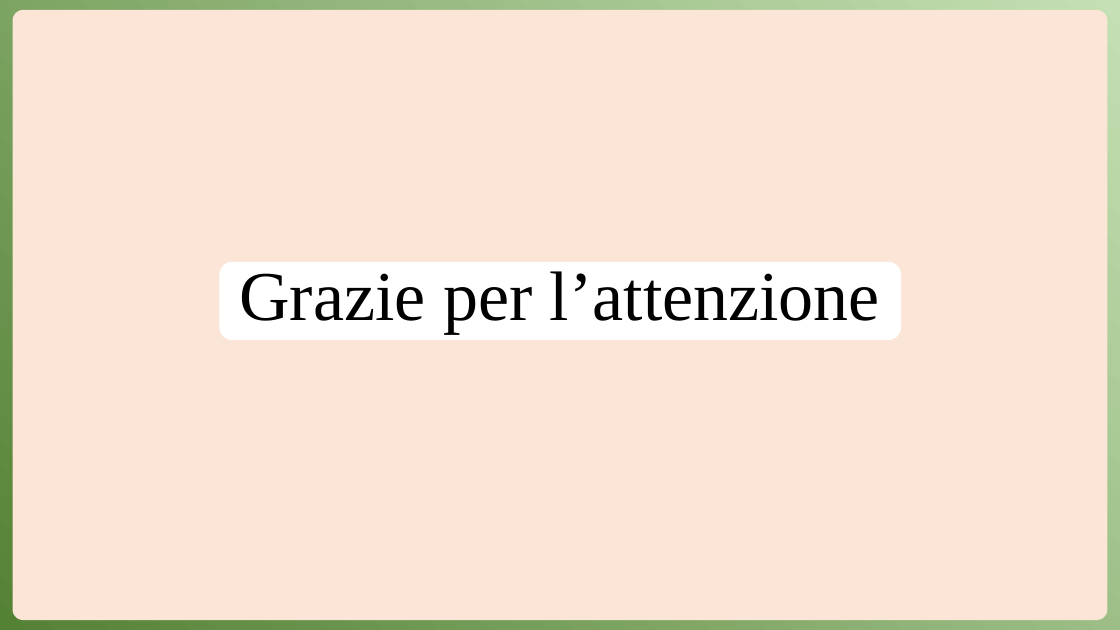
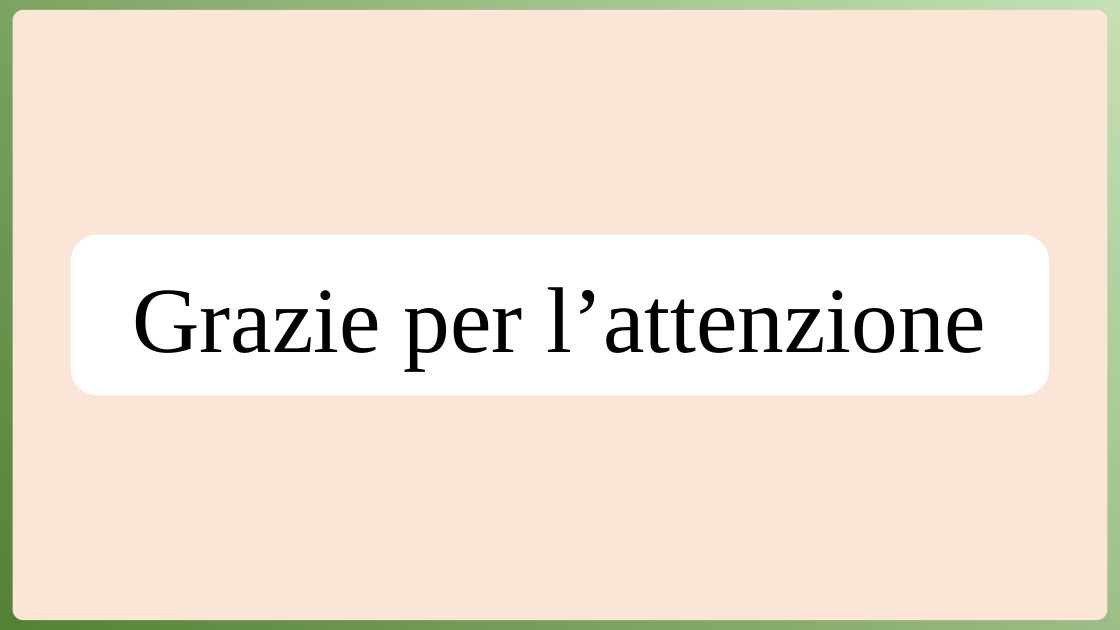
Before and after one commit to Anrighe/Tesi-Laurea-Triennale-Informatica-Unimore, a slide deck: slide 25 of Presentazione_Tesi_Triennale_Informatica_Unimore_2022_2023_Enrico_Marras_152336.pptx (slide 22 before the commit). Drawn at 1120x630 pixels with LibreOffice and Linux fonts; fonts in the diff are those of the drawing. Boxes give left, top, right and bottom in pixels: in the first picture for what was removed or moved away, otherwise in the second. Text is boxed around its words. In the diff, an @@ line names an element or a change of style, - is before the commit and + after.

```diff
--- a/Presentazione_Tesi_Triennale_Informatica_Unimore_2022_2023_Enrico_Marras_152336.pptx
+++ b/Presentazione_Tesi_Triennale_Informatica_Unimore_2022_2023_Enrico_Marras_152336.pptx
@@ rounded rectangle "Grazie per l’attenzione": place and size @@
-rounded rectangle "Grazie per l’attenzione" at box(239, 271, 880, 334)
+rounded rectangle "Grazie per l’attenzione" at box(71, 234, 1049, 395)
@@ rounded rectangle "Grazie per l’attenzione" at box(71, 234, 1049, 395): size 60 to 80 pt; line spacing 0.9 to 1; vertical alignment bottom to middle; fill none to #FFFFFF @@
@@ rounded rectangle removed at box(219, 262, 902, 340) @@
```
Also in this commit, not shown: 15 other slides changed, 4 slides added, 1 slide removed.
